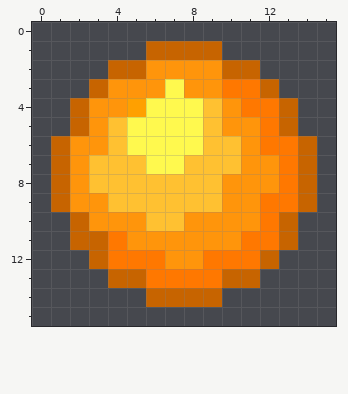
Pixel-art sprite -- src/icons/loading.png. The first picture shows the starting point.
The file is 16x16 pixels.
Now the later version:
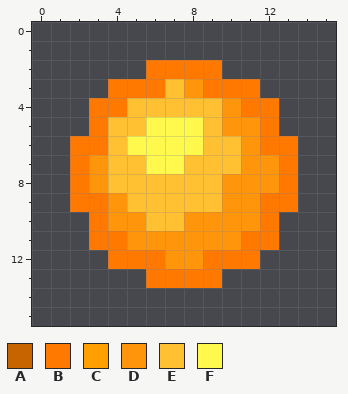
Palette (. is transparent): A #c76400  B #ff7800  C #ffa000  D #ff950b  E #ffc131  F #fff94e
Difference:
The edit turns colour A into colour B in row 11 at x 3.
The edit turns colour D into colour B in row 2 at x 6 to 9; in row 3 at x 4 to 6 and 9; in row 4 at x 3 to 4; in row 5 at x 3; in row 6 at x 2 to 3; in rows 7 to 8 at x 2.
The edit turns colour D into colour B in row 9 at x 2 to 3; in row 10 at x 3.
The edit turns colour E into colour D in rows 7 to 8 at x 3; in row 9 at x 4.
The edit turns colour C into colour E in row 4 at x 5.
The edit turns colour F into colour E in row 3 at x 7; in row 4 at x 6 to 8; in row 5 at x 5.
Colour A is removed in row 1 at x 6 to 9; in row 2 at x 4 to 5 and 10 to 11; in row 3 at x 3 and 12; in rows 4 to 5 at x 2 and 13; in rows 6 to 9 at x 1 and 14; in rows 10 to 11 at x 2 and 13.
Colour A is removed in row 12 at x 3 and 12; in row 13 at x 4 to 5 and 10 to 11; in row 14 at x 6 to 9.
Pixel boxes of the changes (left, top, right, bottom) in both pictures:
changed: (51, 41, 317, 307)
